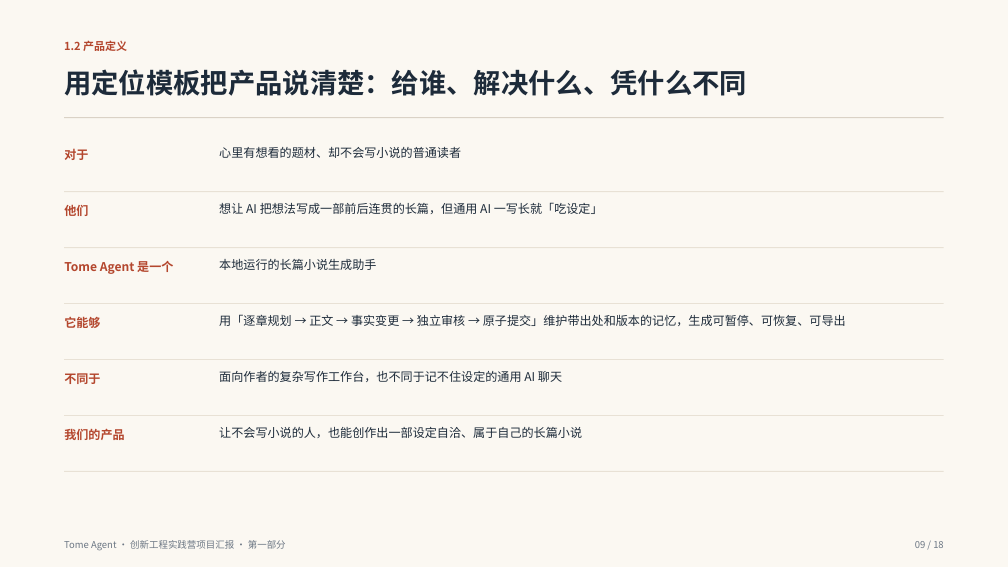
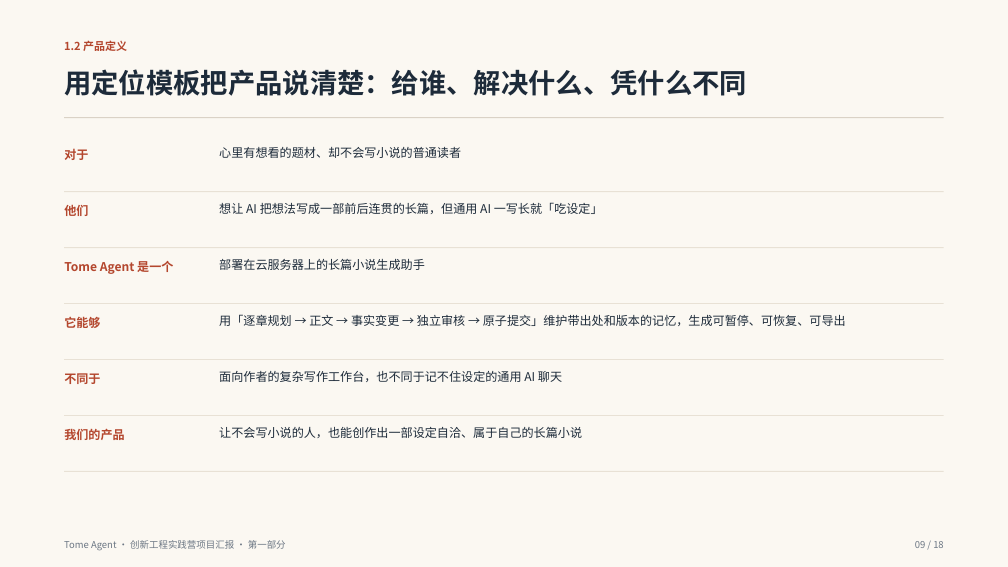
Before and after one commit to liuliyisui/tome-agent, a slide deck: slide 9 of docs/slides/Tome-Agent_第一部分_产品设计与设计原则.pptx. Drawn at 1008x567 pixels with LibreOffice and Linux fonts; fonts in the diff are those of the drawing. Boxes give left, top, right and bottom in pixels: in the first picture for what was removed or moved away, otherwise in the second. Text is boxed around its words. In the diff, an @@ line names an element or a change of style, - is before the commit and + after.

```diff
--- a/docs/slides/Tome-Agent_第一部分_产品设计与设计原则.pptx
+++ b/docs/slides/Tome-Agent_第一部分_产品设计与设计原则.pptx
@@ text at (219, 259, 425, 270): text changed @@
-本地运行的长篇小说生成助手
+部署在云服务器上的长篇小说生成助手
```
Also in this commit, not shown: 7 other slides changed, 4 other files.
